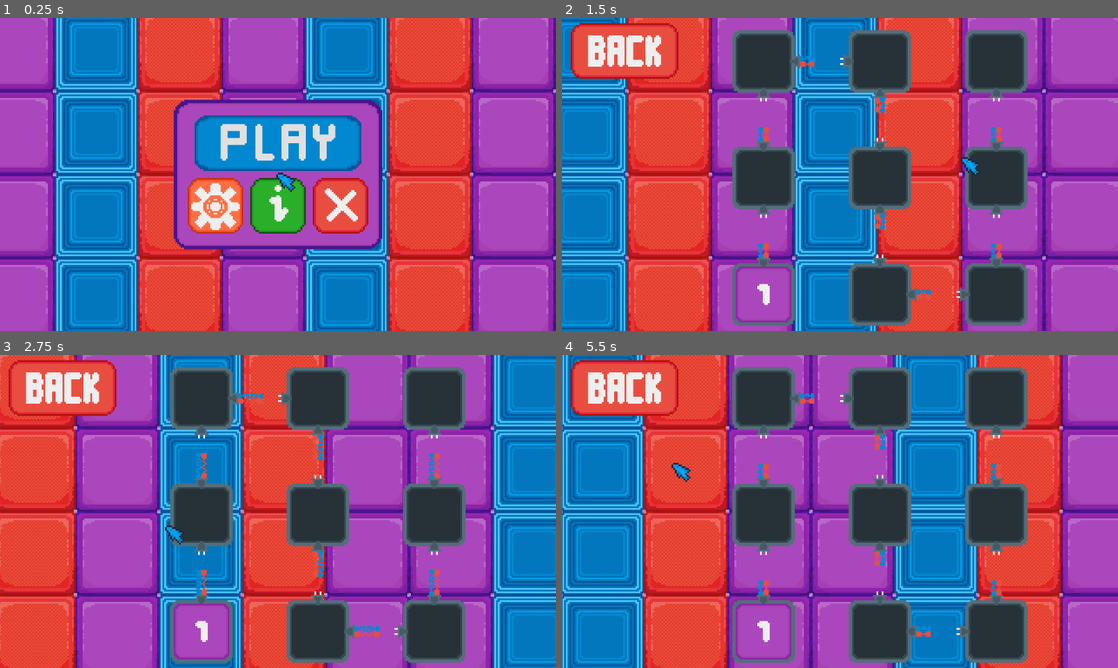
Above: before the commit, frames 1-4 (two rows, left to right).
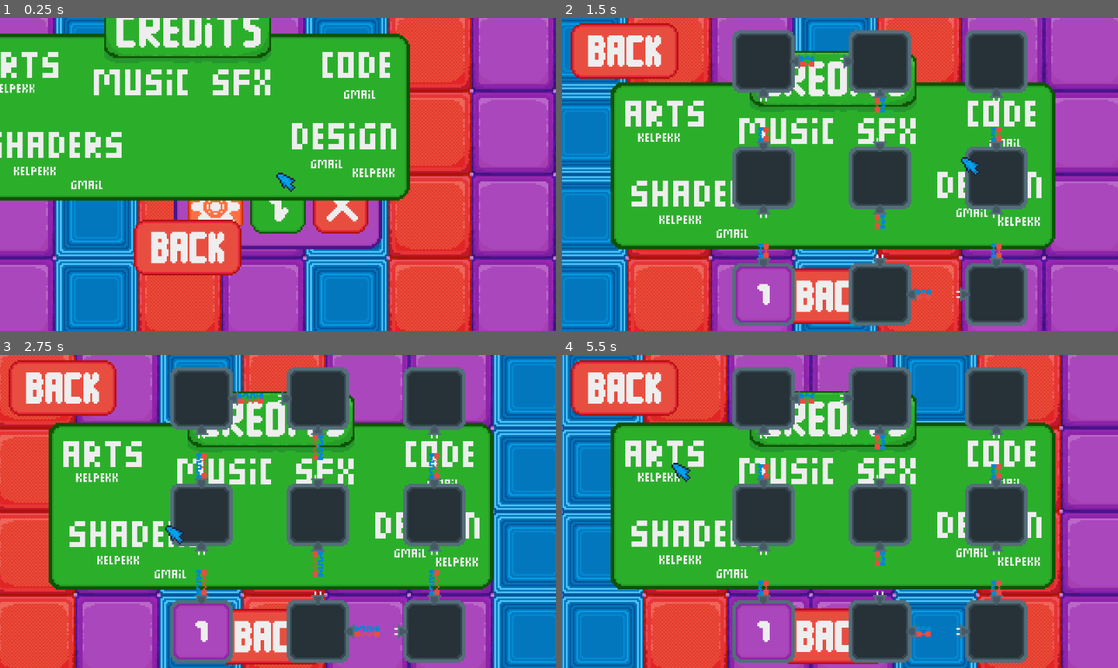
Above: after the commit, the same moments.

Repository: EmilPok/RpurpleB
Game: Godot game, scene res://scenes/UI/main_menu.tscn
Two runs of this game, one before a commit and one after it. Both use one fixed random seed, a clock stepped at 60 frames per second and the inputs below.
Inputs (mouse positions are in pixels of both pictures, inside the frame that each line leads up to):
- Up to frame 1 (0.25 s): no input
- Up to frame 2 (1.5 s): click (840, 143) at 0.5 s; tap Enter (ui_accept) at 1.25 s; move the mouse to (962, 158) at 1.27 s; hold D (right) from 1.28 s (still down); right-click (962, 158) at 1.35 s
- Up to frame 3 (2.75 s): keep holding D (right); tap Space (jump) at 1.52, 2.27 s; move the mouse to (166, 527) at 2.02 s; tap Shift (dash) at 2.1 s
- Up to frame 4 (5.5 s): move the mouse to (895, 442) at 2.77 s; release D (right) at 2.78 s; hold A (left) 2.78-3.53 s; click (895, 442) at 2.85 s; move the mouse to (812, 574) at 3.52 s; hold D (right) 3.53-5.03 s; tap Alt (switch) at 3.6 s; tap Space (jump) at 3.77, 4.52, 5.27 s; move the mouse to (1006, 558) at 4.27 s; right-click (1006, 558) at 4.35 s; move the mouse to (673, 464) at 5.02 s; hold A (left) from 5.03 s (still down); tap Shift (dash) at 5.1 s

The runs differ from the first frame. In frame 1, 43% of the frame differs, in the area x 0-74%, y 0-83%; in frame 2, 37%; in frame 3, 37%; in frame 4, 37%.

Commit message:
some small changes.png

Diff:
--- a/scenes/UI/main_menu.tscn
+++ b/scenes/UI/main_menu.tscn
@@ -551,7 +551,6 @@
 texture_pressed = ExtResource("9_i7p8e")
 
 [node name="Credits_Smooth_Movement_Handl" type="Node2D" parent="HBoxContainer" unique_id=617253423]
-visible = false
 script = ExtResource("13_i7p8e")
 
 [node name="CreditsTitle" type="TextureRect" parent="HBoxContainer/Credits_Smooth_Movement_Handl" unique_id=1338270116]
@@ -641,6 +640,10 @@
 
 [node name="Gmail2" type="Sprite2D" parent="HBoxContainer/Credits_Smooth_Movement_Handl/TextContainer" unique_id=2097861645]
 position = Vector2(99, -13)
+texture = ExtResource("22_1ss0f")
+
+[node name="Gmail2" type="Sprite2D" parent="HBoxContainer/Credits_Smooth_Movement_Handl/TextContainer/Gmail2" unique_id=619232047]
+position = Vector2(-157, 52)
 texture = ExtResource("22_1ss0f")
 
 [node name="BackButton" type="TextureButton" parent="HBoxContainer/Credits_Smooth_Movement_Handl" unique_id=541694709]
--- a/scenes/levels/level_7.tscn
+++ b/scenes/levels/level_7.tscn
@@ -251,7 +251,7 @@
 texture = ExtResource("10_q0wsq")
 
 [node name="BulletWall2" type="Sprite2D" parent="." unique_id=719861119]
-position = Vector2(108, 39)
+position = Vector2(109, 40)
 texture = ExtResource("10_q0wsq")
 flip_v = true
 
Binary file added: art/terrain/background_random_box.png
Not shown, added: art/terrain/background_random_box.png.import
